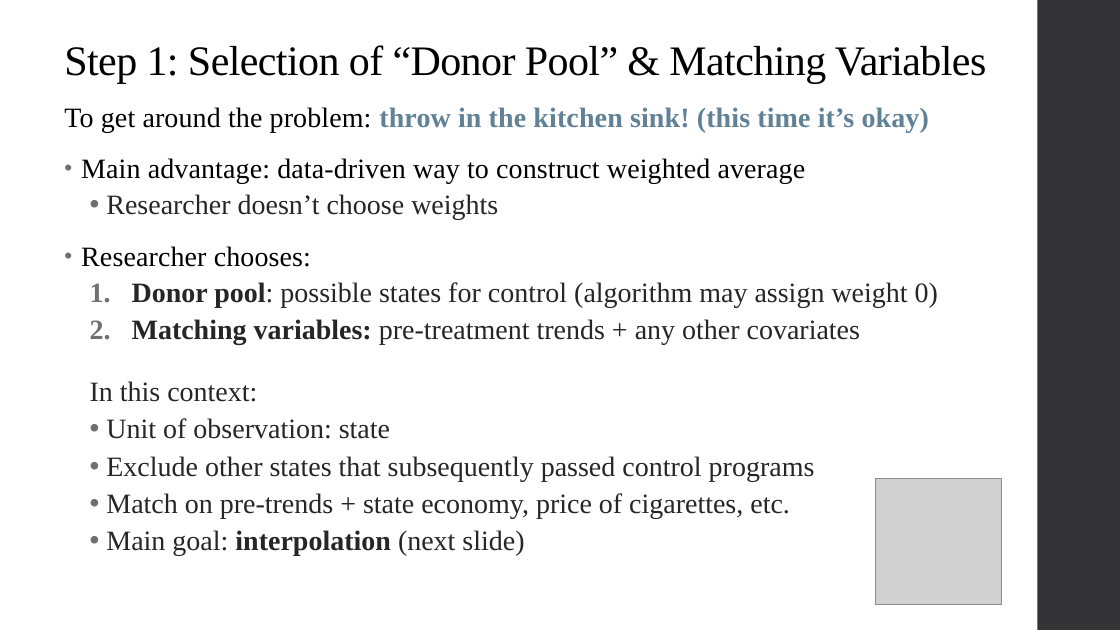
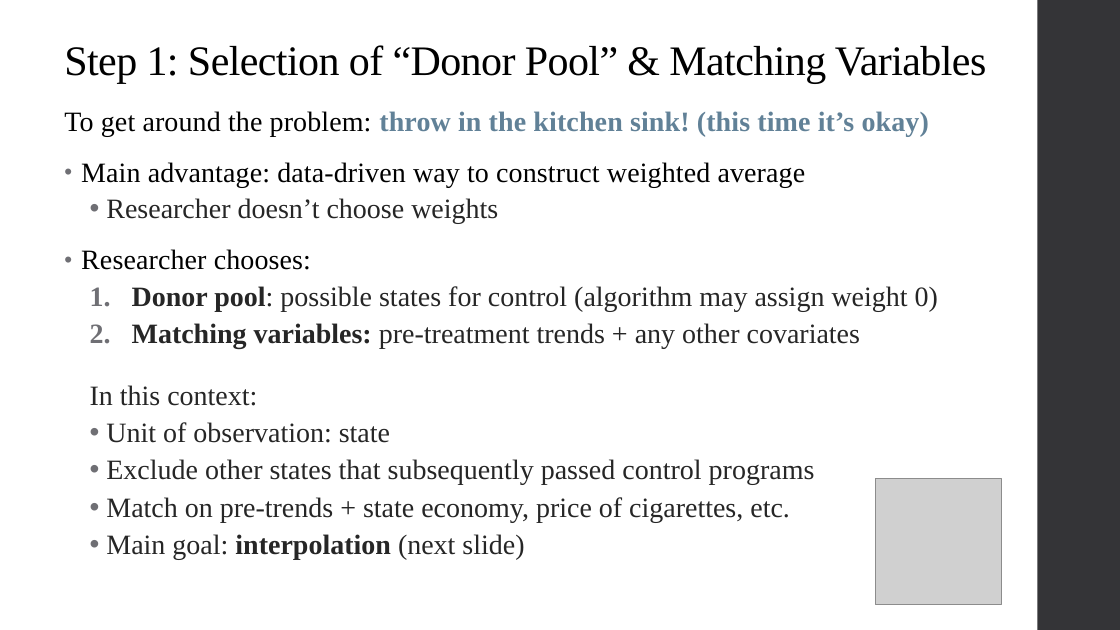
Before and after one commit to qiufei/fork-HAD5744, a slide deck: slide 10 of Lecture10_SyntheticControl_QuantileRegression/Lecture10_SyntheticControl_QuantileRegression.pptx. Drawn at 1120x630 pixels with LibreOffice and Linux fonts; fonts in the diff are those of the drawing; grey boxes stand for pictures. Boxes give left, top, right and bottom in pixels: in the first picture for what was removed or moved away, otherwise in the second. Text is boxed around its words. In the diff, an @@ line names an element or a change of style, - is before the commit and + after.

```diff
--- a/Lecture10_SyntheticControl_QuantileRegression/Lecture10_SyntheticControl_QuantileRegression.pptx
+++ b/Lecture10_SyntheticControl_QuantileRegression/Lecture10_SyntheticControl_QuantileRegression.pptx
@@ text "To get around the problem: ...": place and size @@
-text "To get around the problem: ..." at box(64, 107, 938, 556)
+text "To get around the problem: ..." at box(64, 111, 938, 559)
```
Also in this commit, not shown: 2 other slides changed, 9 other files.
